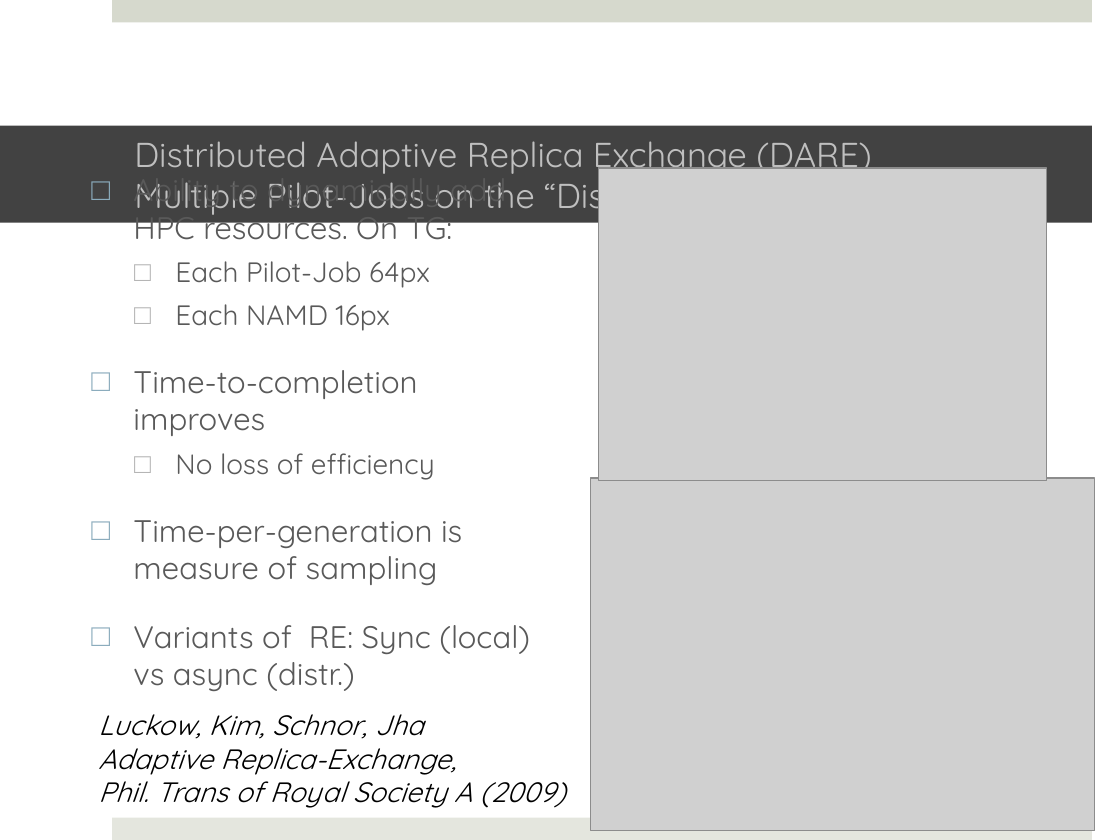
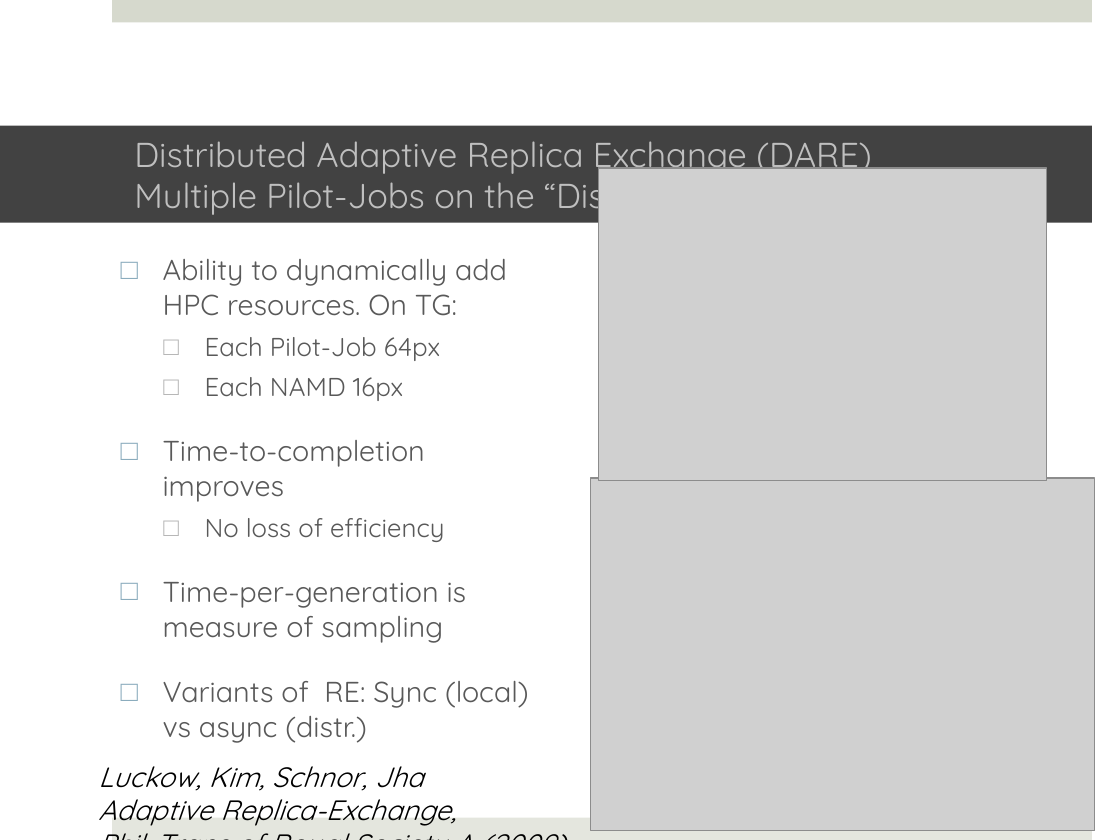
Before and after one commit to saga-project/saga-cpp-legacy-projects, a slide deck: slide 8 of tutorial/general_tutorial/SAGA-Intro-Conclusion.pptx. Drawn at 1120x840 pixels with LibreOffice and Linux fonts; fonts in the diff are those of the drawing; grey boxes stand for pictures; background and template pictures are left out. Boxes give left, top, right and bottom in pixels: in the first picture for what was removed or moved away, otherwise in the second. Text is boxed around its words. In the diff, an @@ line names an element or a change of style, - is before the commit and + after.

Commit message:
final v for today..

```diff
--- a/tutorial/general_tutorial/SAGA-Intro-Conclusion.pptx
+++ b/tutorial/general_tutorial/SAGA-Intro-Conclusion.pptx
@@ text "Ability to dynamically add HPC ..." moved from (x1=133, y1=169, x2=530, y2=691) to (x1=163, y1=259, x2=529, y2=743) @@
@@ text "Ability to dynamically add HPC ..." at (x1=163, y1=259, x2=529, y2=743): size 20 to 18.5 pt in "Ability to dynamically add HPC resources. On ...", "Time-to-completion improves", "Time-per-generation is measure of sampling", "Variants of RE: Sync (local) vs async ..."; size 18 to 16.6 pt in "Each Pilot-Job 64px", "Each NAMD 16px", "No loss of efficiency" @@
@@ text "Luckow, Kim, Schnor, Jha" rewrapped from (x1=98, y1=714, x2=566, y2=808) to (x1=98, y1=766, x2=456, y2=826) @@
```
Also in this commit, not shown: 2 other slides changed.
